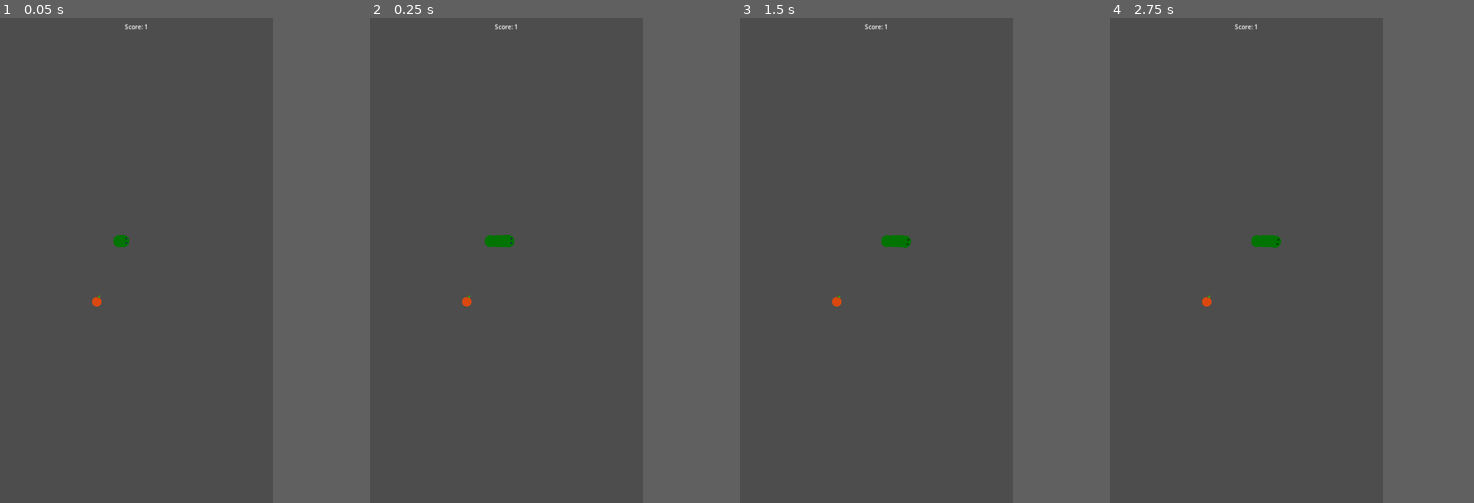
Above: before the commit, frames 1-4 (left to right).
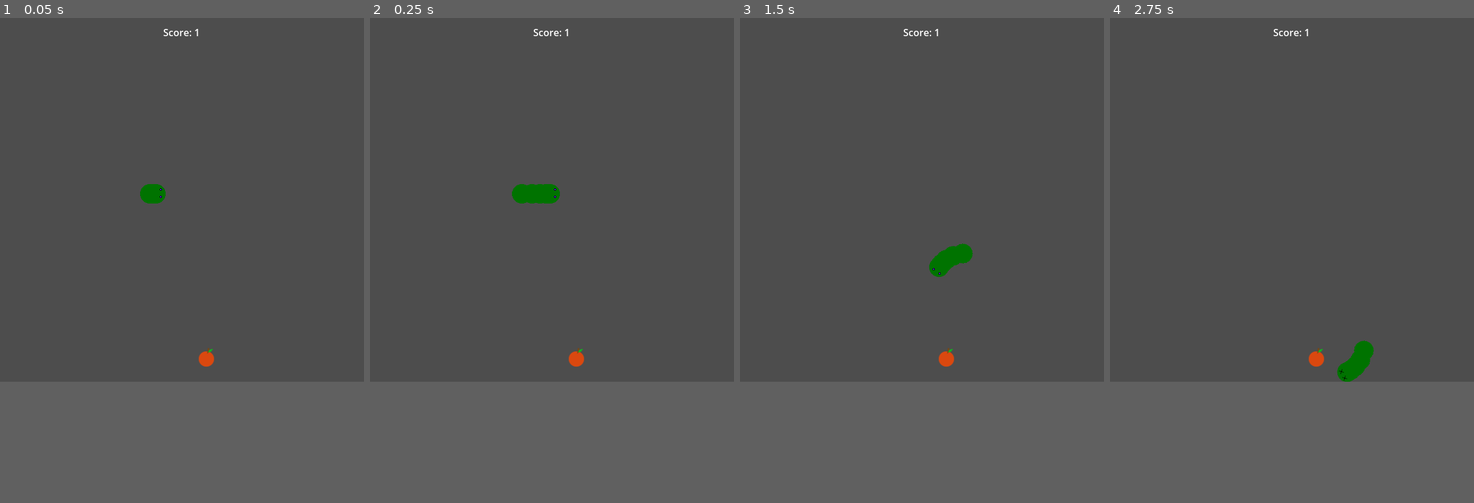
Above: after the commit, the same moments.

Repository: RichoDemus/godot-snake
Game: Godot game, scene res://main_scene.tscn
Same seed, same stepped clock (60 frames per second), same inputs: the game is played once before the commit and once after it.
Inputs:
- Up to frame 1 (0.05 s): no input
- Up to frame 2 (0.25 s): no input
- Up to frame 3 (1.5 s): hold D (move_right) 0.53-1.28 s; hold A (move_left) from 1.28 s (still down)
- Up to frame 4 (2.75 s): release A (move_left) at 2.03 s; hold D (move_right) from 2.03 s (still down)
In our replay, the window is 450x800 before the commit and 600x600 after it. These sizes can differ from the game's own. Grey fills any space a smaller window leaves; there, only what the larger window draws over its background counts as a difference.

The runs differ from the first frame. In frame 1, 0.6% of the frame differs, in the area x 25-59%, y 1-72%; in frame 2, 0.9%; in frame 3, 0.9%; in frame 4, 0.9%, in the area x 25-73%, y 1-75%.

Commit message:
Try to fix oob for web target

Diff:
--- a/Head.gd
+++ b/Head.gd
@@ -30,7 +30,8 @@
 
 	position += velocity * SPEED * delta
 
-	if position.x < 16 || position.y < 16 || position.x > get_viewport().size.x-16 || position.y > get_viewport().size.y-16:
+	if position.x < 16 || position.y < 16 || position.x > 600-16 || position.y > 600-16:
+		print("OOB: " + str(position))
 		alive = false
 		$HeadSprite.hide()
 		$DeadSprite.show()
@@ -50,6 +51,7 @@
 
 		body.id = body_count
 		body_count += 1
+		print("spawned body " + str(body_count))
 		if child:
 			var last_child = child.get_last_child()
 			body.position = last_child.position
@@ -64,6 +66,7 @@
 func _on_area_entered(other: Area2D) -> void:
 	var body = other as Body
 	if body:
+		print("collided with body " + str(body.id))
 		alive = false
 		$HeadSprite.hide()
 		$DeadSprite.show()
--- a/body.gd
+++ b/body.gd
@@ -7,7 +7,7 @@
 var upcoming_positions: Array[Vector2] = []
 
 func _ready() -> void:
-	if id < 10:
+	if id < 40:
 		collision_layer = 2
 
 func update_position(parent_position: Vector2) -> void:
--- a/game_manager.gd
+++ b/game_manager.gd
@@ -13,8 +13,8 @@
 	pass
 
 func spawn_apple() -> void:
-	var x = get_viewport().size.x * randf()
-	var y = get_viewport().size.y * randf()
+	var x = 600 * randf()
+	var y = 600 * randf()
 	var apple = apple_scene.instantiate()
 	apple.position = Vector2(x,y)
 	add_child.call_deferred(apple)
--- a/head.tscn
+++ b/head.tscn
@@ -8,7 +8,9 @@
 radius = 16.0312
 
 [node name="Head" type="Area2D"]
+position = Vector2(300, 315)
 script = ExtResource("1_1un3t")
+metadata/_edit_group_ = true
 
 [node name="HeadSprite" type="Sprite2D" parent="."]
 texture = ExtResource("2_61kwg")
--- a/main_scene.tscn
+++ b/main_scene.tscn
@@ -5,7 +5,7 @@
 [node name="MainScene" type="Node"]
 
 [node name="Head" parent="." instance=ExtResource("1_sjoyd")]
-position = Vector2(315, 589)
+position = Vector2(247, 290)
 
 [node name="Camera2D" type="Camera2D" parent="."]
-position = Vector2(360, 640)
+position = Vector2(300, 300)
--- a/project.godot
+++ b/project.godot
@@ -22,10 +22,9 @@
 
 [display]
 
-window/size/viewport_width=720
-window/size/viewport_height=1280
+window/size/viewport_width=600
+window/size/viewport_height=600
 window/stretch/mode="canvas_items"
-window/handheld/orientation=1
 
 [input]
 
